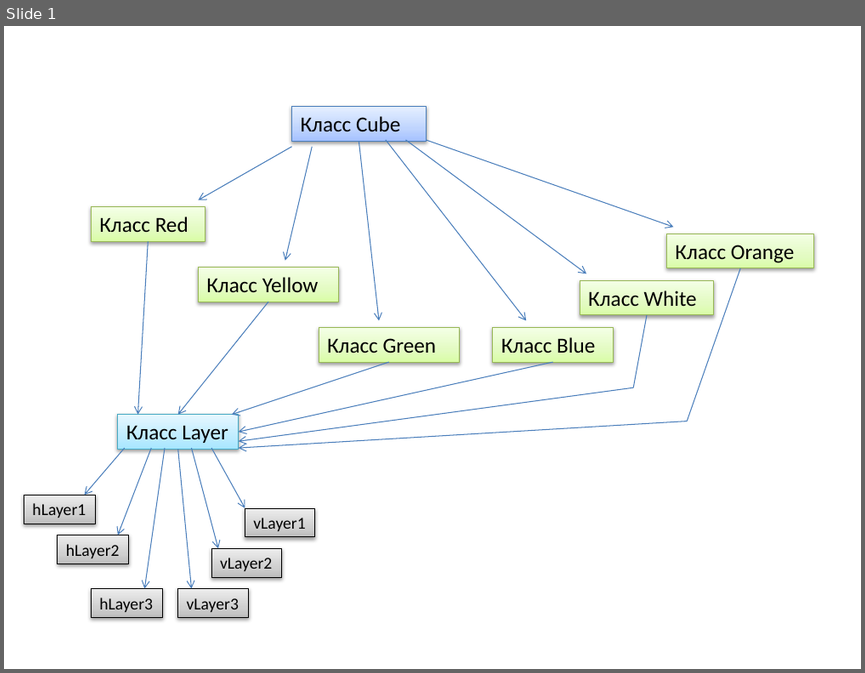
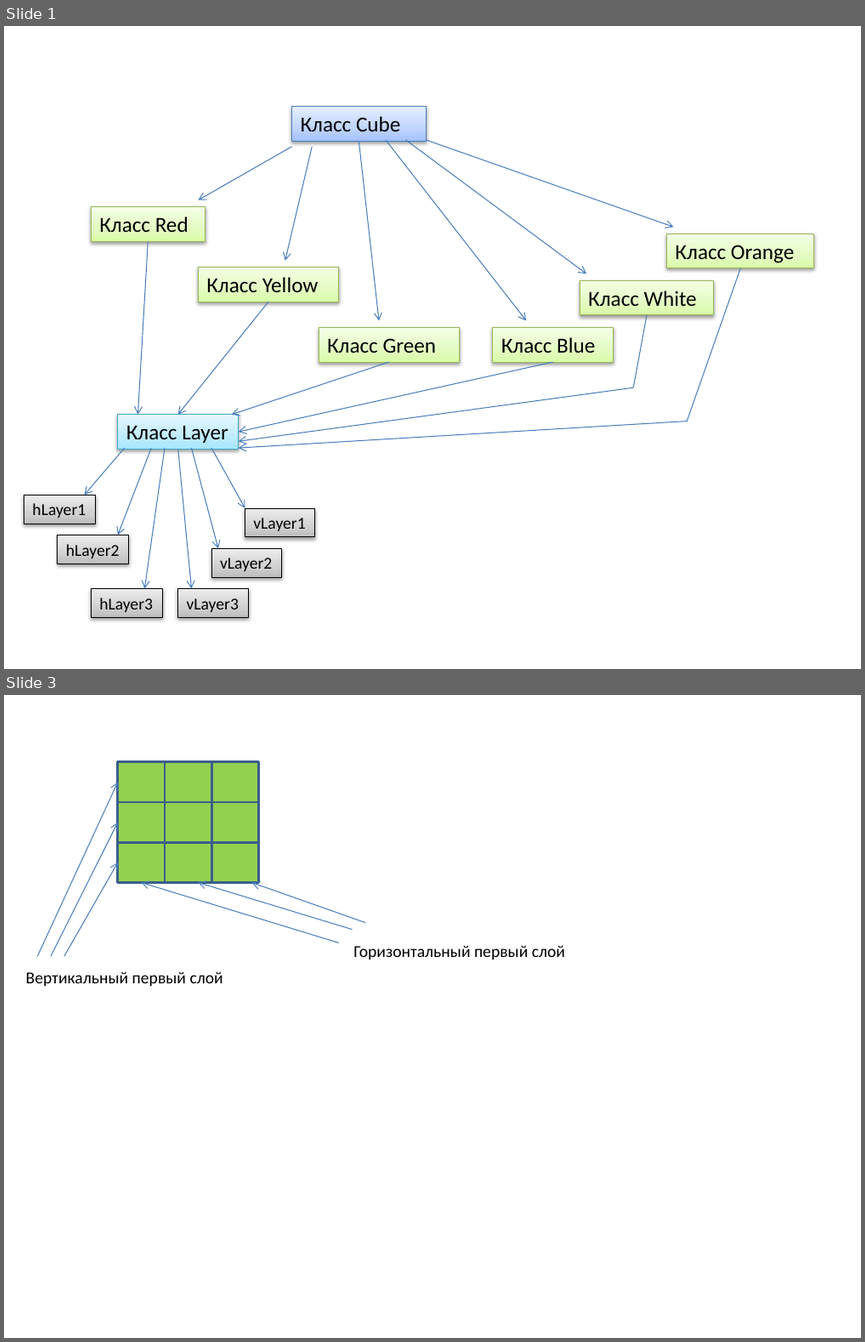
Before and after one commit to QaraByte/CubeRubik, a slide deck: Разбор.pptx. Shown one above the other, each under a label of ours: slide 1 before the commit, slides 1 and 3 after it; the slides between them are not shown. The pictures are 865x673 and 865x1342 pixels, drawn with LibreOffice and Linux fonts; fonts in the diff are those of the drawing. Boxes give left, top, right and bottom in pixels: in the first picture for what was removed or moved away, otherwise in the second. Text is boxed around its words. In the diff, an @@ line names an element or a change of style, - is before the commit and + after.

```diff
--- a/Разбор.pptx
+++ b/Разбор.pptx
@@ slide 3 added at [4, 695, 861, 1338], background #FFFFFF @@
@@ rectangle added at [118, 762, 166, 802], fill #92D050, outline #3A5F8C 2 pt @@
@@ rectangle added at [164, 762, 211, 802], fill #92D050, outline #3A5F8C 2 pt @@
@@ rectangle added at [211, 762, 258, 802], fill #92D050, outline #3A5F8C 2 pt @@
@@ arrow added from (37, 956) to (118, 783), #4B7EBC 0.75 pt @@
@@ arrow added from (51, 956) to (118, 822), #4B7EBC 0.75 pt @@
@@ rectangle added at [118, 802, 166, 842], fill #92D050, outline #3A5F8C 2 pt @@
@@ rectangle added at [164, 802, 211, 842], fill #92D050, outline #3A5F8C 2 pt @@
@@ rectangle added at [211, 802, 258, 842], fill #92D050, outline #3A5F8C 2 pt @@
@@ rectangle added at [118, 842, 166, 883], fill #92D050, outline #3A5F8C 2 pt @@
@@ rectangle added at [164, 842, 211, 883], fill #92D050, outline #3A5F8C 2 pt @@
@@ rectangle added at [211, 842, 258, 883], fill #92D050, outline #3A5F8C 2 pt @@
@@ arrow added from (64, 956) to (118, 862), #4B7EBC 0.75 pt @@
@@ arrow added from (339, 942) to (141, 883), #4B7EBC 0.75 pt @@
@@ arrow added from (352, 929) to (199, 883), #4B7EBC 0.75 pt @@
@@ arrow added from (365, 923) to (251, 883), #4B7EBC 0.75 pt @@
@@ text added at [353, 945, 565, 959], 14 pt, text #000000 @@
+Горизонтальный первый слой
@@ text added at [26, 971, 223, 986], 14 pt, text #000000 @@
+Вертикальный первый слой
```
Also in this commit, not shown: 1 other slide added, 3 other files.
